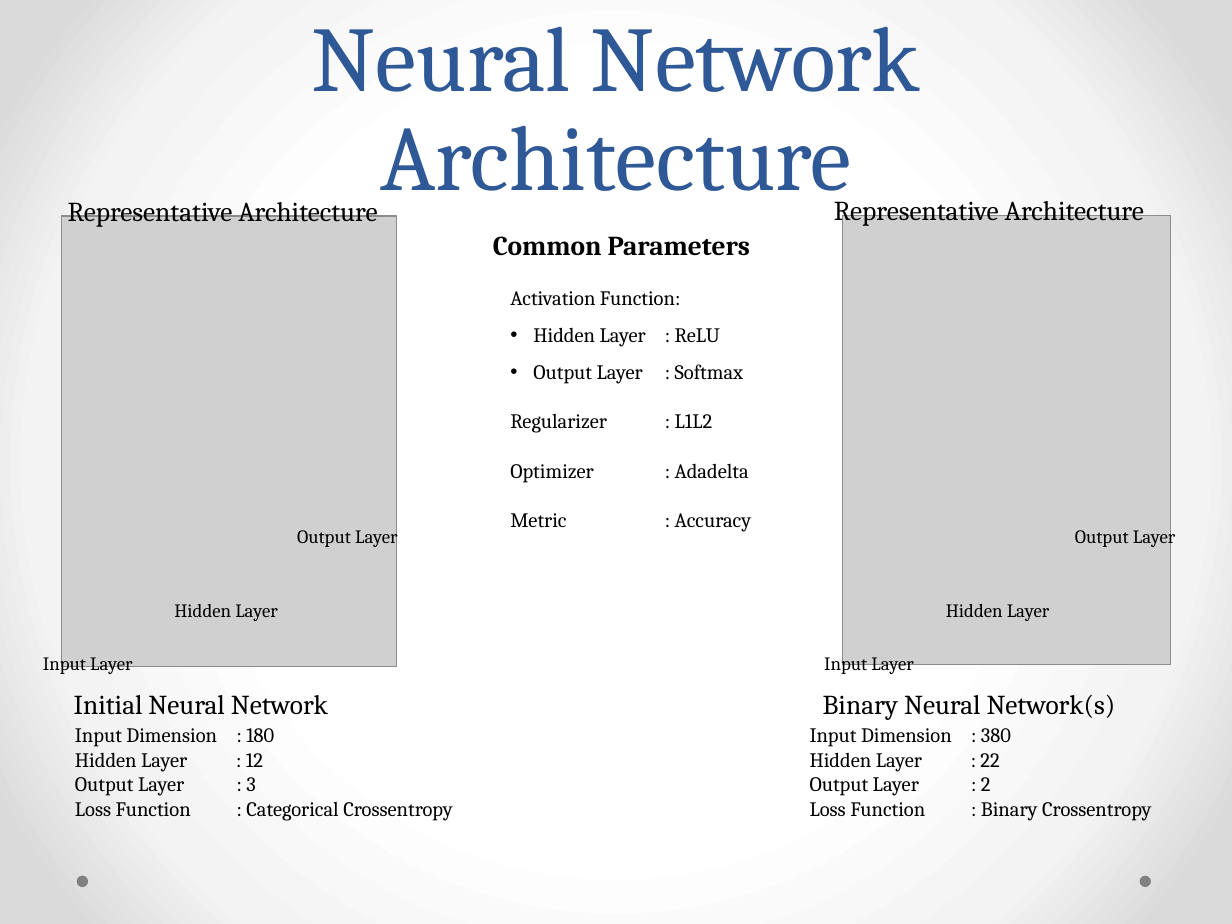
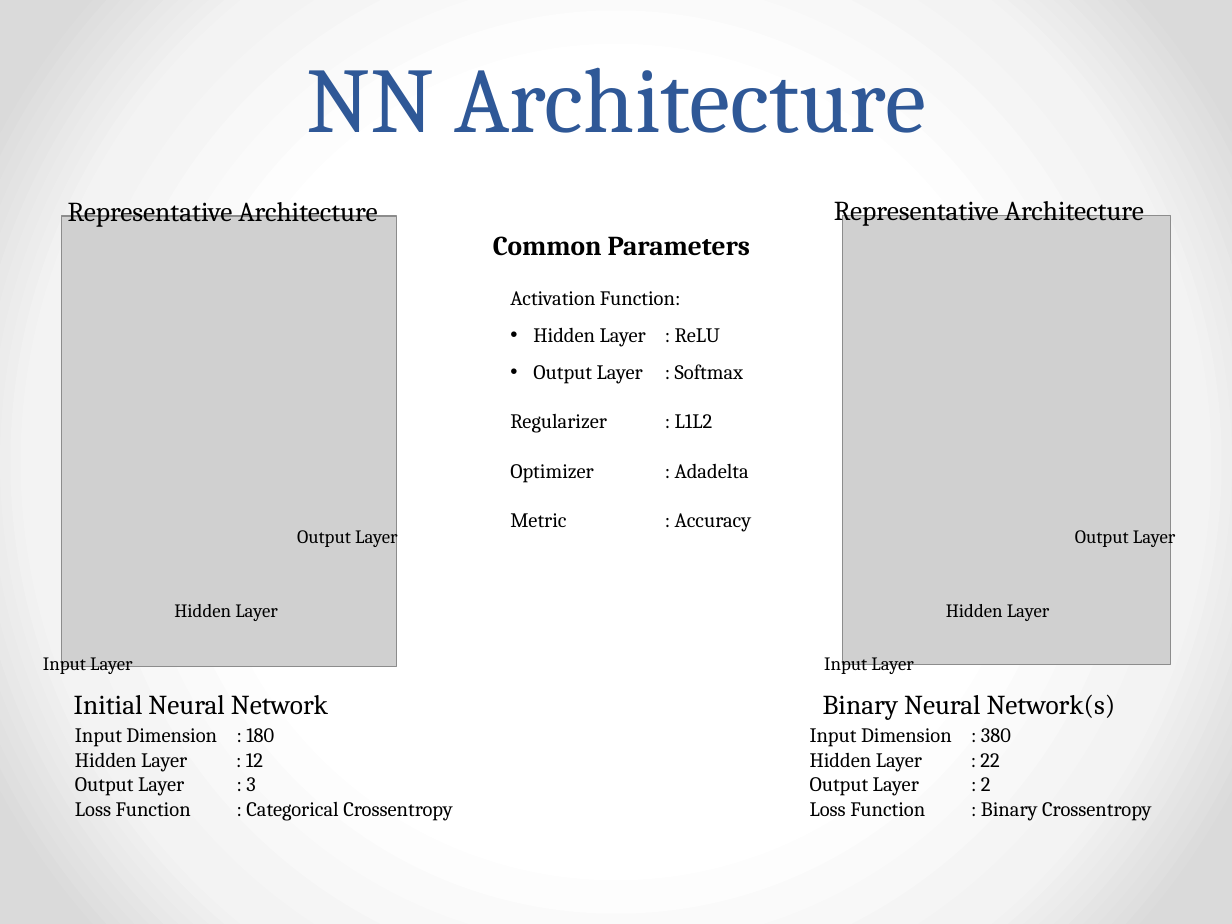
Before and after one commit to AudioExtractors/LanguageDetection, a slide deck: slide 13 of Docs/Presentation.pptx. Drawn at 1232x924 pixels with LibreOffice and Linux fonts; fonts in the diff are those of the drawing; grey boxes stand for pictures. Boxes give left, top, right and bottom in pixels: in the first picture for what was removed or moved away, otherwise in the second. Text is boxed around its words. In the diff, an @@ line names an element or a change of style, - is before the commit and + after.

```diff
--- a/Docs/Presentation.pptx
+++ b/Docs/Presentation.pptx
@@ title at (306, 67, 926, 133): text changed @@
-Neural Network Architecture
+NN Architecture
@@ ellipse removed at (76, 876, 87, 887) @@
@@ ellipse removed at (1140, 876, 1151, 887) @@
```
Also in this commit, not shown: 5 other slides changed.
